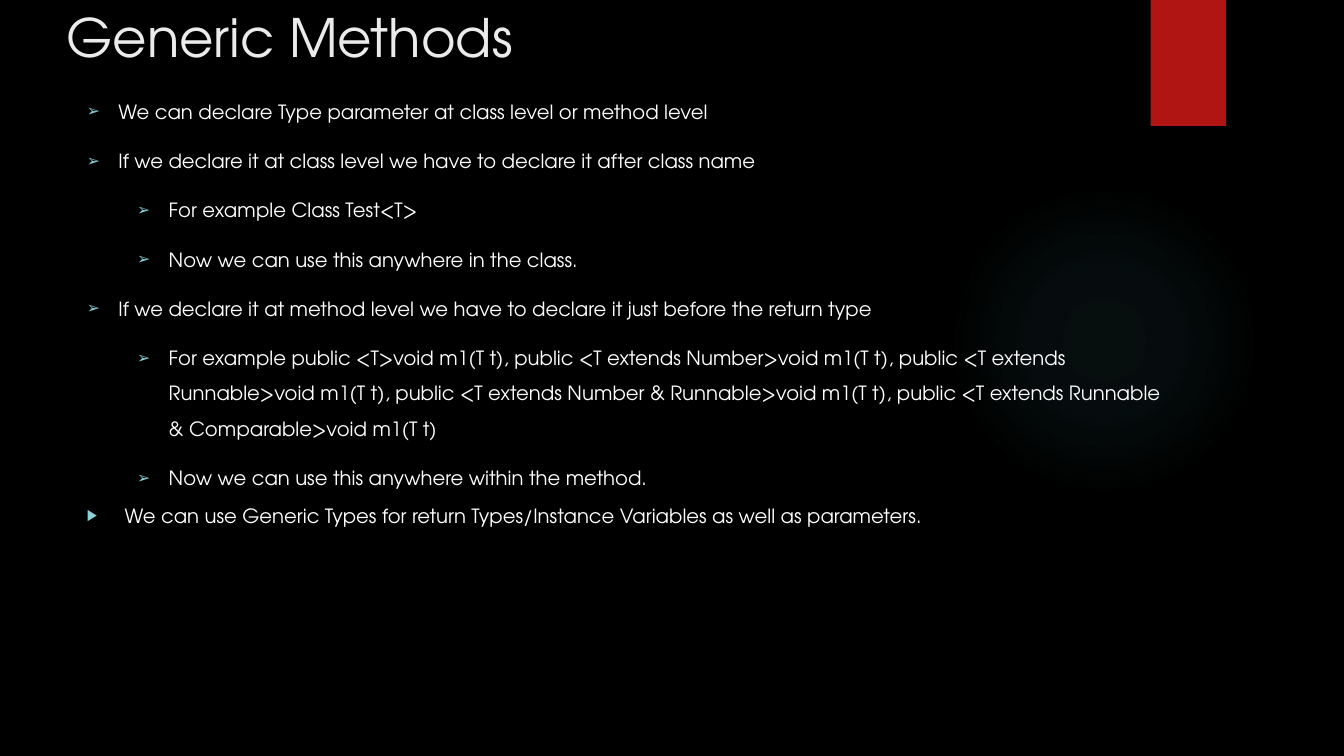
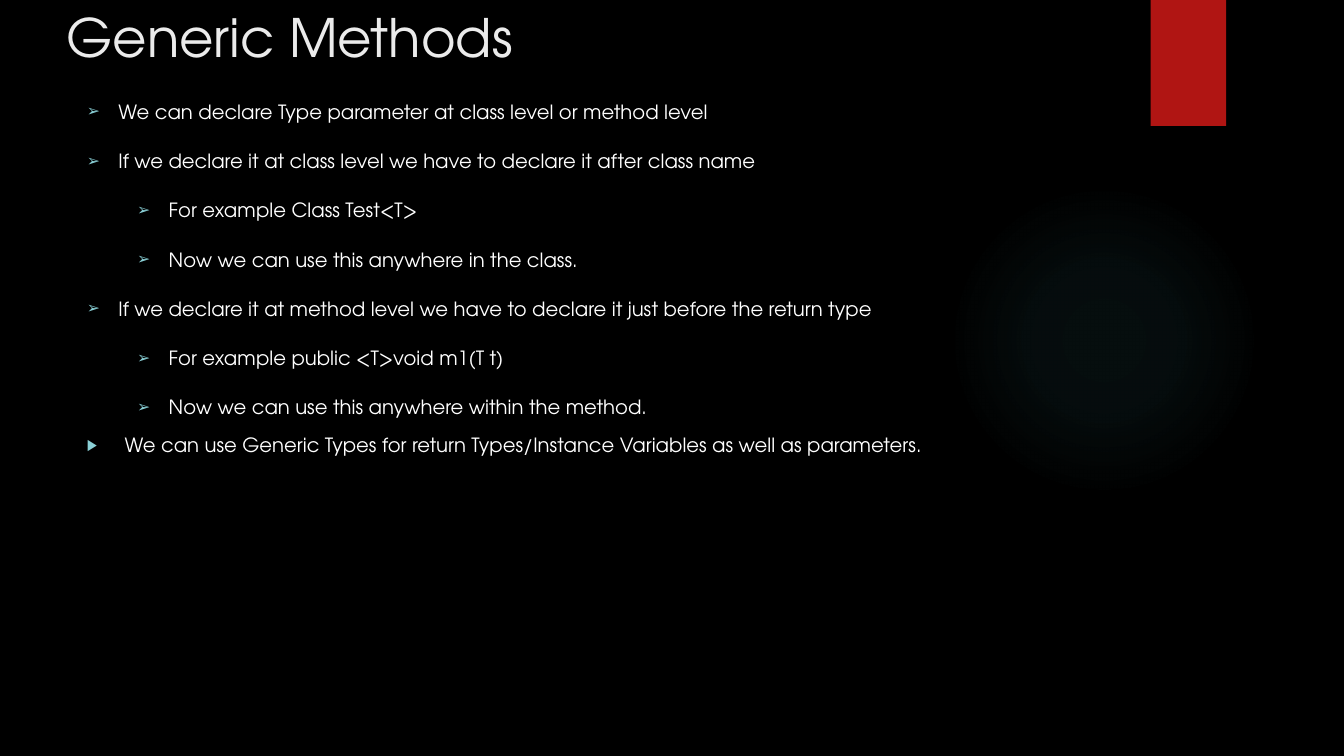
Before and after one commit to rudhrainfogain/JavaGenerics, a slide deck: slide 15 of src/main/resources/JavaGenerics.pptx (slide 13 before the commit). Drawn at 1344x756 pixels with LibreOffice and Linux fonts; fonts in the diff are those of the drawing; background and template pictures are left out. Boxes give left, top, right and bottom in pixels: in the first picture for what was removed or moved away, otherwise in the second. Text is boxed around its words. In the diff, an @@ line names an element or a change of style, - is before the commit and + after.

Commit message:
Examples till Raw Types

```diff
--- a/src/main/resources/JavaGenerics.pptx
+++ b/src/main/resources/JavaGenerics.pptx
@@ text at [169,350,504,369]: text changed @@
-  ➢ For example public <T>void m1(T t), public <T extends Number>void m1(T t), public <T extends Runnable>void m1(T t), public <T extends Number & Runnable>void m1(T t), public <T extends Runnable & Comparable>void m1(T t)
+  ➢ For example public <T>void m1(T t)
```
Also in this commit, not shown: 3 other slides changed, 6 other files.
